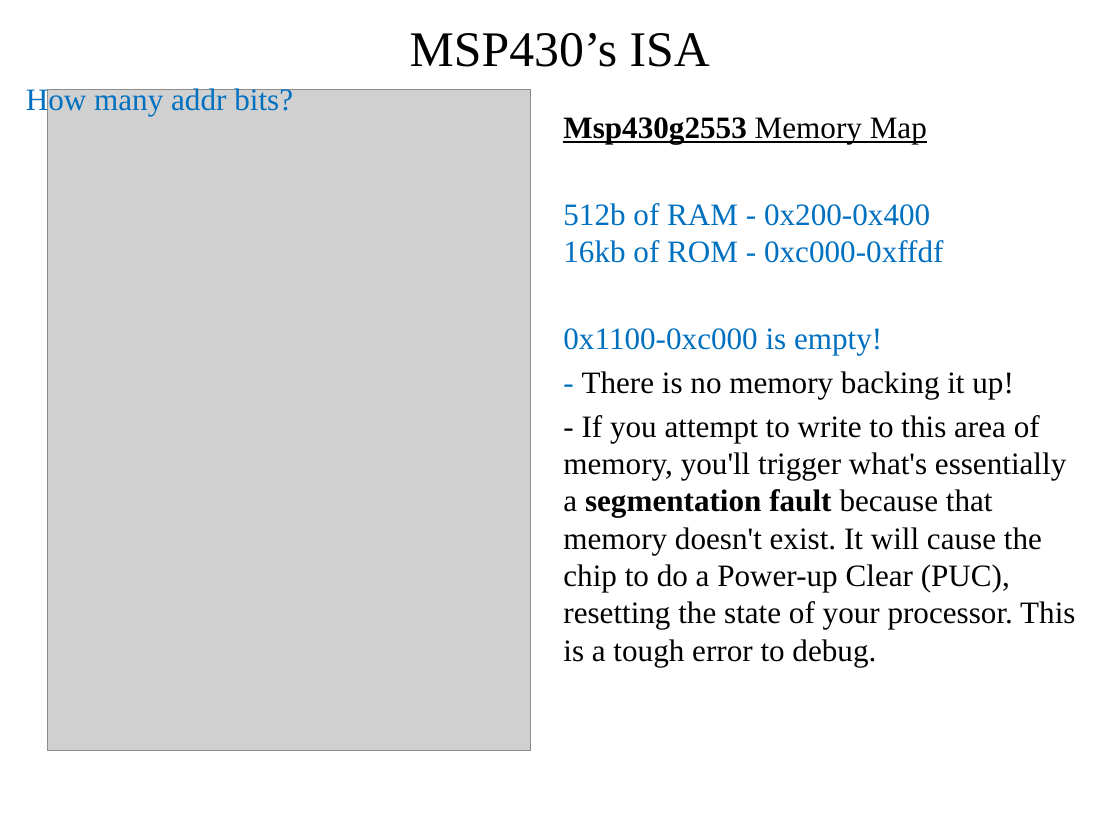
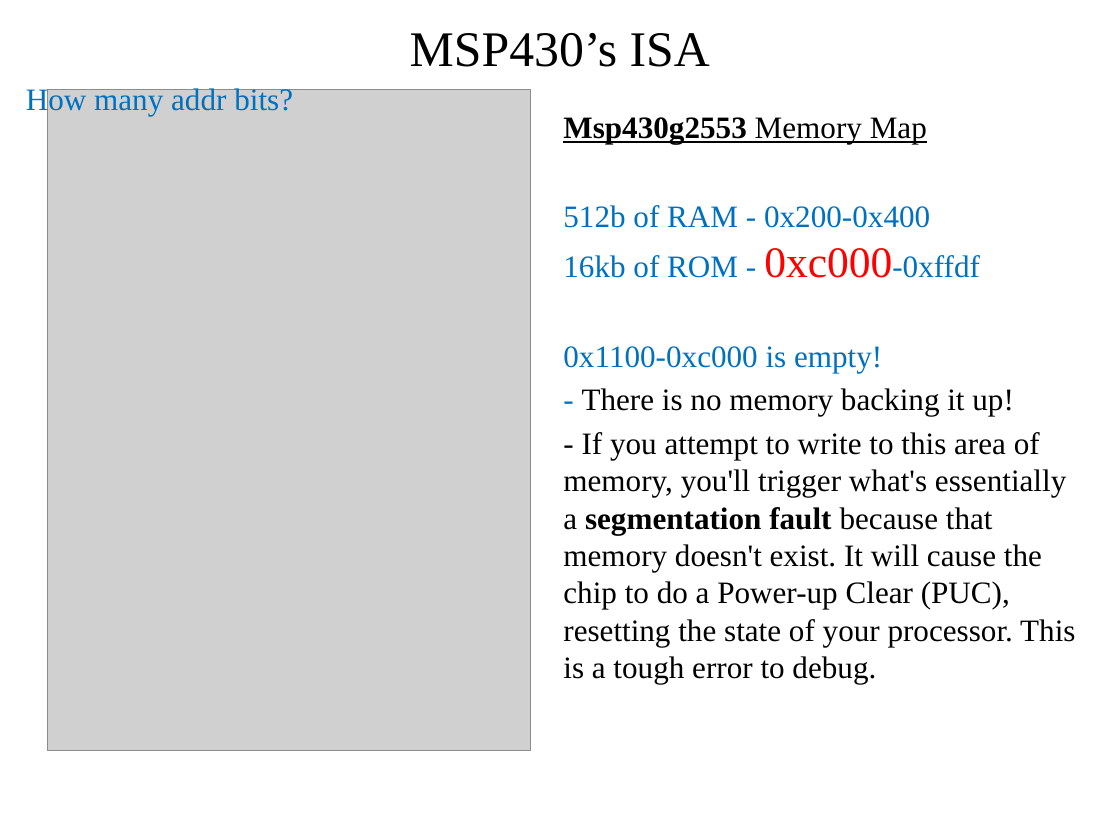
Before and after one commit to pw4rn3r/ECE382, a slide deck: slide 6 of notes/L3/Lsn3.pptx (slide 5 before the commit). Drawn at 1120x840 pixels with LibreOffice and Linux fonts; fonts in the diff are those of the drawing; grey boxes stand for pictures. Boxes give left, top, right and bottom in pixels: in the first picture for what was removed or moved away, otherwise in the second. Text is boxed around its words. In the diff, an @@ line names an element or a change of style, - is before the commit and + after.

```diff
--- a/notes/L3/Lsn3.pptx
+++ b/notes/L3/Lsn3.pptx
@@ text at [563,205,980,278]: size 20 to 28 pt, text colour #0070C0 to #FF0000 in "0xc000-0xffdf" @@
```
Also in this commit, not shown: 12 other slides changed, 6 slides added, 4 other files.
